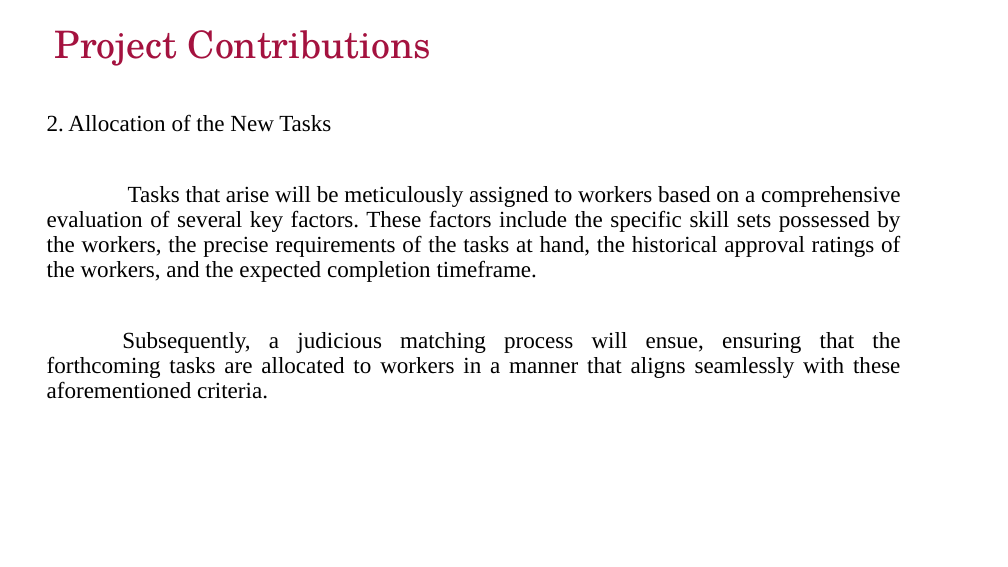
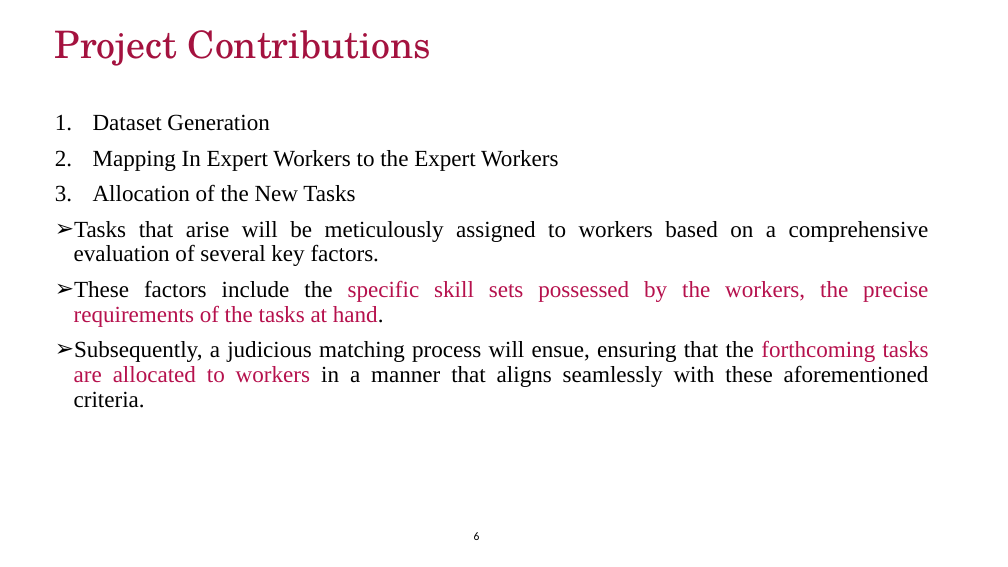
Before and after one commit to manikantathota23/Effective-Task-Allocation-and-Failure-detection, a slide deck: slide 13 of Documentation/First_review_D6.pptx (slide 12 before the commit). Drawn at 1008x567 pixels with LibreOffice and Linux fonts; fonts in the diff are those of the drawing; background and template pictures are left out. Boxes give left, top, right and bottom in pixels: in the first picture for what was removed or moved away, otherwise in the second. Text is boxed around its words. In the diff, an @@ line names an element or a change of style, - is before the commit and + after.

```diff
--- a/Documentation/First_review_D6.pptx
+++ b/Documentation/First_review_D6.pptx
@@ text "Dataset Generation": place and size @@
-text "Dataset Generation" at (47, 114, 901, 399)
+text "Dataset Generation" at (74, 114, 929, 408)
@@ text at (74, 114, 929, 327): text changed @@
-2. Allocation of the New Tasks
-Tasks that arise will be meticulously assigned to workers based on a comprehensive evaluation of several key factors. These factors include the specific skill sets possessed by the workers, the precise requirements of the tasks at hand, the historical approval ratings of the workers, and the expected completion timeframe.
+1. Dataset Generation
+2. Mapping In Expert Workers to the Expert Workers
+3. Allocation of the New Tasks
+➢ Tasks that arise will be meticulously assigned to workers based on a comprehensive evaluation of several key factors.
+➢ These factors include the specific skill sets possessed by the workers, the precise requirements of the tasks at hand.
@@ text at (74, 340, 929, 408): text colour #000000 to #B6114D in "forthcoming tasks are allocated to workers"; bullet none to ➢ @@
@@ text added at (474, 532, 480, 540), 11 pt, text #000000 @@
+6
```
Also in this commit, not shown: 4 other slides changed, 15 slides added, 11 slides removed, 2 other files.
